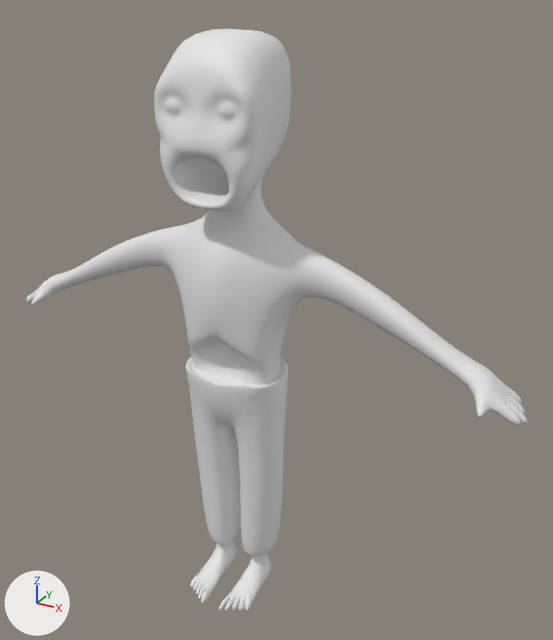
Renders of the Blender file Assets/Models/zombie.blend from each side of a commit.
The view is the same before and after, from a 50 mm camera at (3.3, -5.27, 2.81) aimed at (0.3, 0.19, 0.08). Lighting does not change. The marker at lower left points along +X, +Y and +Z.

The scene before the commit, as lines of its bpy script (objects in view):
```python
me_cube_001 = bpy.data.meshes.new('Cube.001')
me_cube_001.from_pydata(...)  # 189 vertices, 160 faces; spans x 0.0..2.6, y -0.65..0.51, z -2.74..2.51
me_cube_001.polygons.foreach_set('use_smooth', [True] * 160)
ob_cube = bpy.data.objects.new('Cube', me_cube_001)
ob_cube.location = (0.0, 0.0, 0.0)
_m = ob_cube.modifiers.new('Subsurf', 'SUBSURF')
_m.levels = 2
_m = ob_cube.modifiers.new('Mirror', 'MIRROR')
_m.use_clip = True
```
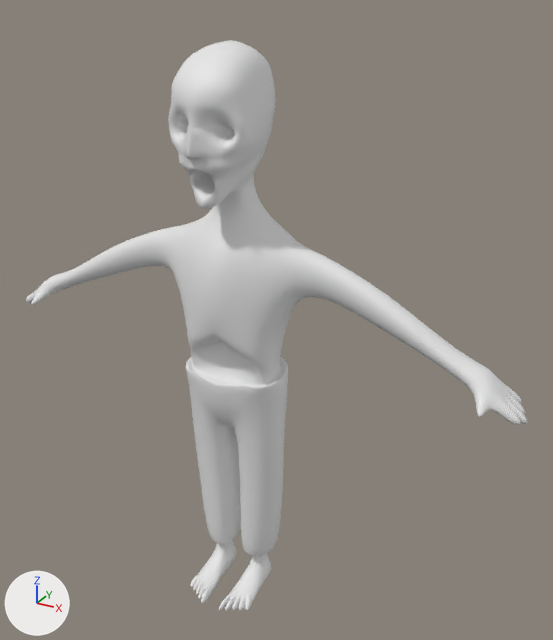
Commit message: Edits to zombie model

Pixel boxes (x1, y1, x2, y2) of what changed, in the pictures (553 x 640 px):
'Cube', reshaped
    before: (26, 29, 528, 611)
    after: (26, 40, 528, 611)
part 1 of me_cube_001, built on
    before: (154, 29, 291, 222)
    after: (168, 40, 275, 226)

What changed in the scene script:
```text
Change me_cube_001:
    used by ob_cube; location = (0.0, 0.0, 0.0)
    remove me_cube_001.from_pydata(...)  # 189 vertices, 160 faces; spans x 0.0..2.6, y -0.65..0.51, z -2.74..2.51
    add me_cube_001.from_pydata(...)  # 199 vertices, 174 faces; spans x 0.0..2.6, y -0.68..0.51, z -2.74..2.44
    me_cube_001 part 1
    17 vertices are removed from x 0.0..0.48, y -0.56..0.47, z 1.15..2.51
    23 faces are deleted
    24 vertices move from x 0.0..0.48, y -0.51..0.47, z 1.18..2.51 to x 0.0..0.4, y -0.47..0.4, z 1.16..2.44
    27 vertices are added at x 0.0..0.37, y -0.68..0.22, z 1.2..2.4
    37 new faces join them
```
